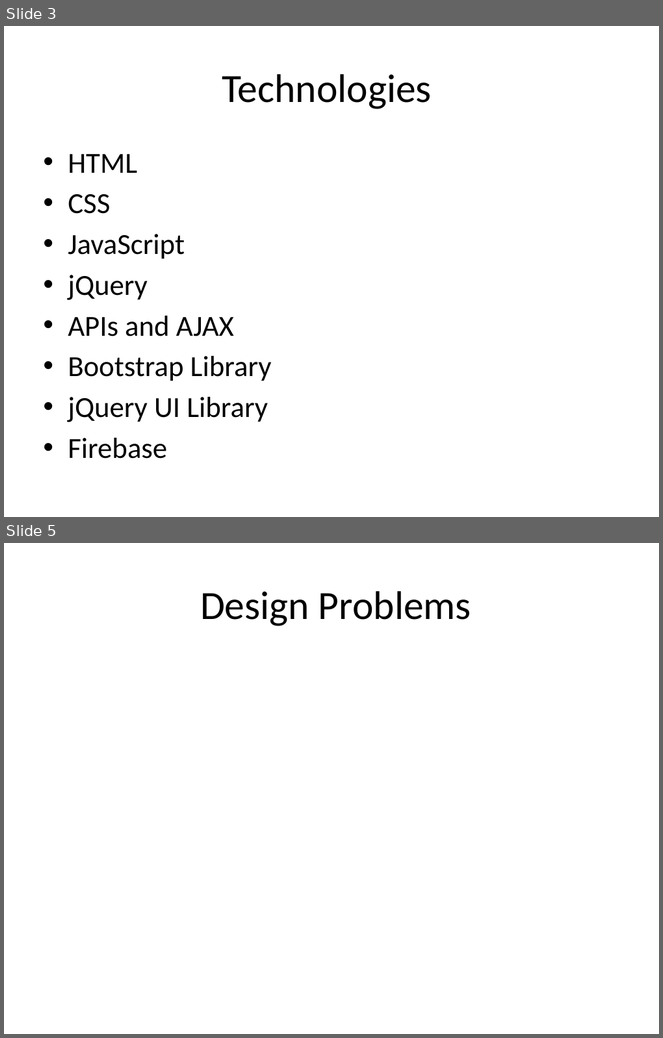
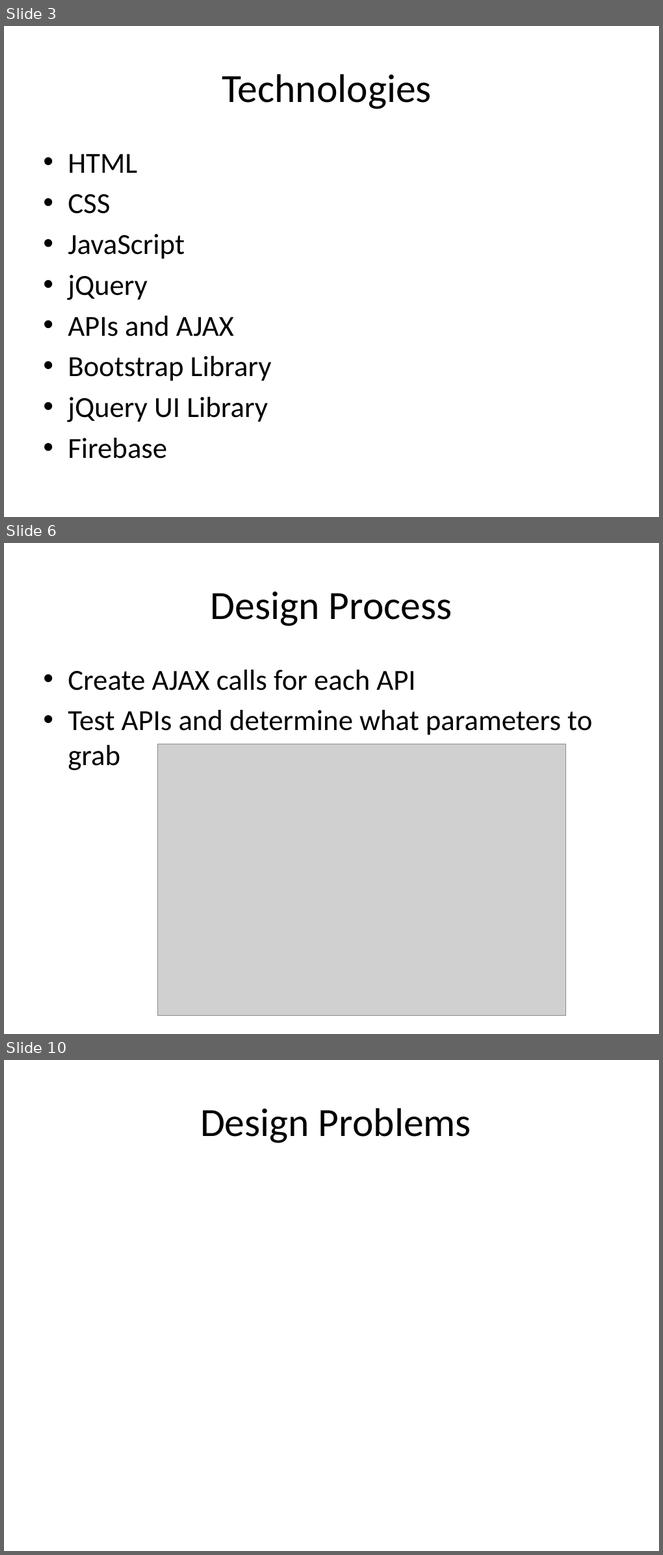
Before and after one commit to taddes/Project-1-Travel-App, a slide deck: Presentation1MyTravel.pptx. Shown one above the other, each under a label of ours: slides 3 and 5 before the commit, slides 3, 6 and 10 after it; the slides between them are not shown. The pictures are 663x1038 and 663x1555 pixels, drawn with LibreOffice and Linux fonts; fonts in the diff are those of the drawing; grey boxes stand for pictures; background and template pictures are left out. Boxes give left, top, right and bottom in pixels: in the first picture for what was removed or moved away, otherwise in the second. Text is boxed around its words. In the diff, an @@ line names an element or a change of style, - is before the commit and + after.

```diff
--- a/Presentation1MyTravel.pptx
+++ b/Presentation1MyTravel.pptx
@@ slide 6 added at bbox=[4, 543, 659, 1034], background picture (left out) @@
@@ title added at bbox=[211, 591, 452, 626], 44 pt, text #000000 @@
+Design Process
@@ text added at bbox=[68, 670, 592, 771], 32 pt, text #000000 @@
+• Create AJAX calls for each API
+• Test APIs and determine what parameters to grab
@@ picture added at bbox=[157, 744, 566, 1016] @@
@@ what was slide 5 is now slide 10 @@
```
Also in this commit, not shown: 2 slides changed, 4 other slides added, 3 other files.
